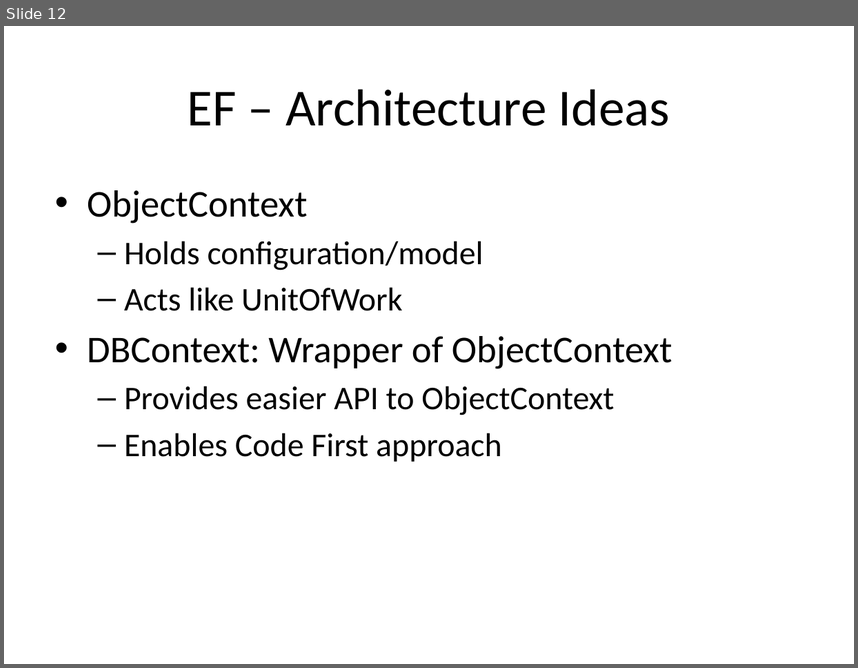
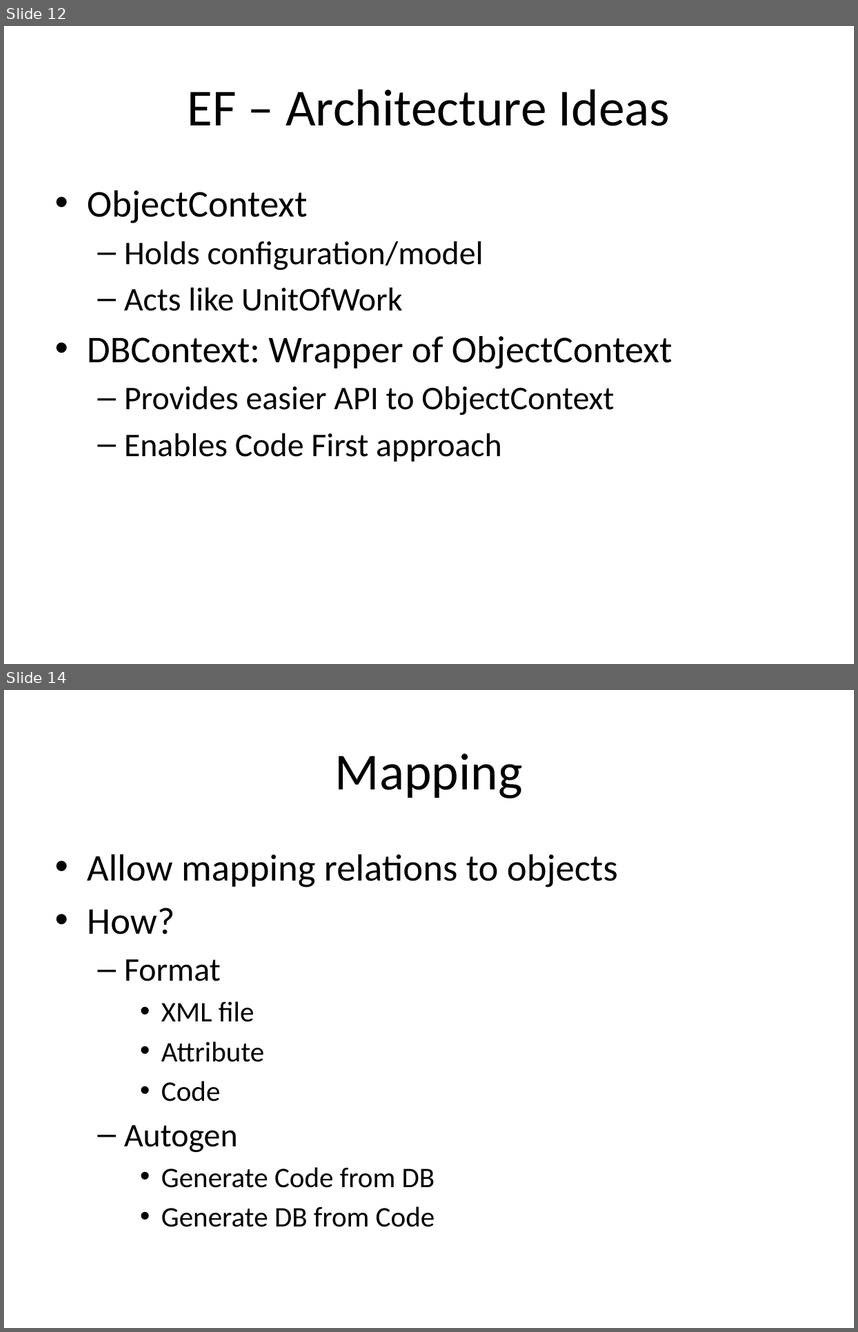
Before and after one commit to harrychou/Notes, a slide deck: Data Access Framework.pptx. Shown one above the other, each under a label of ours: slide 12 before the commit, slides 12 and 14 after it; the slides between them are not shown. The pictures are 858x668 and 858x1332 pixels, drawn with LibreOffice and Linux fonts; fonts in the diff are those of the drawing. Boxes give left, top, right and bottom in pixels: in the first picture for what was removed or moved away, otherwise in the second. Text is boxed around its words. In the diff, an @@ line names an element or a change of style, - is before the commit and + after.

```diff
--- a/Data Access Framework.pptx
+++ b/Data Access Framework.pptx
@@ slide 14 added at bbox=[4, 690, 854, 1328], background #FFFFFF @@
@@ title added at bbox=[335, 753, 523, 798], 44 pt, text #000000 @@
+Mapping
@@ text added at bbox=[87, 854, 618, 1227], 24 pt, text #000000 @@
+• Allow mapping relations to objects
+• How?
+  – Format
+    • XML file
+    • Attribute
+    • Code
+  – Autogen
+    • Generate Code from DB
+    • Generate DB from Code
```
Also in this commit, not shown: 1 other slide added, 1 other file.
